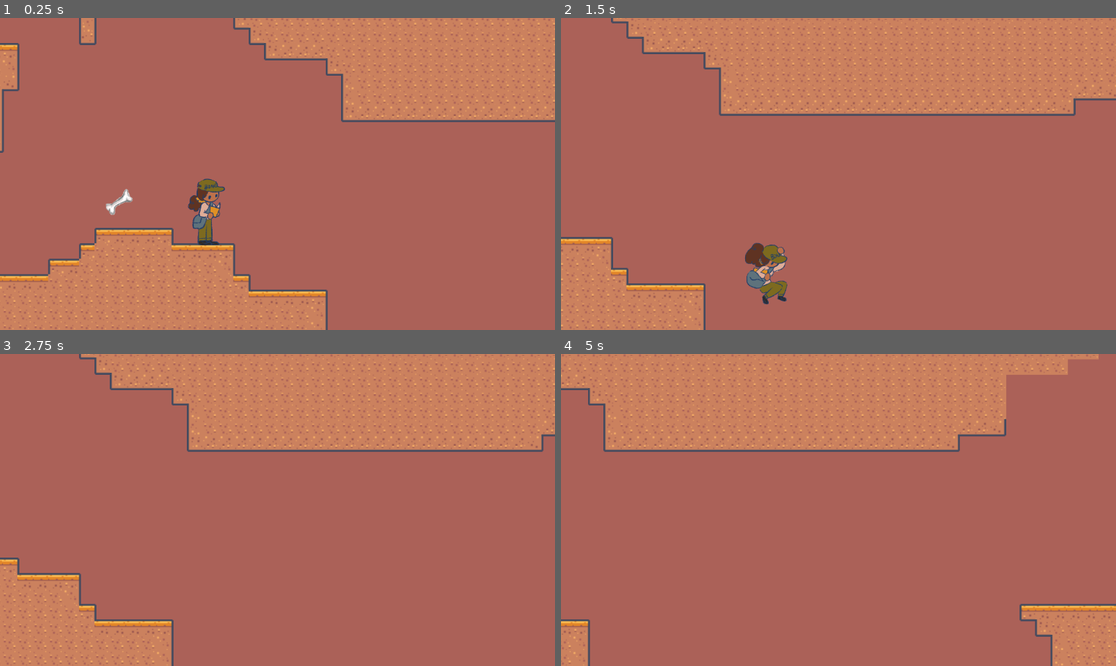
Above: before the commit, frames 1-4 (two rows, left to right).
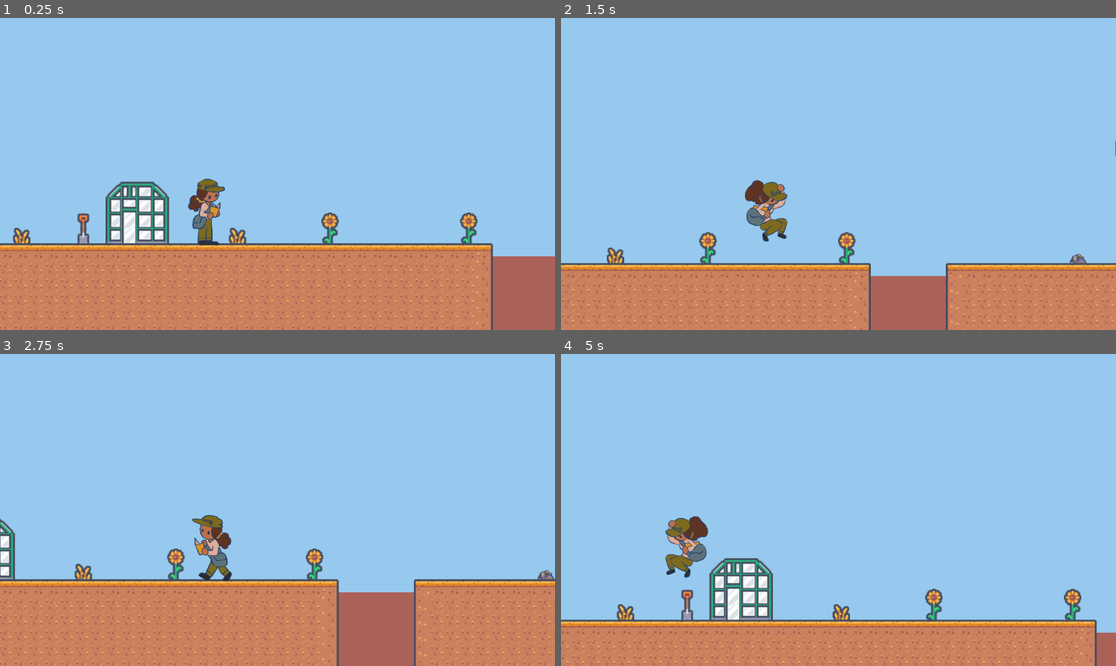
Above: after the commit, the same moments.

Repository: MarkMcG88/GameJam
Game: Godot game, scene res://scenes/game.tscn
Same seed, same stepped clock (60 frames per second), same inputs: the game is played once before the commit and once after it. Sound files missing from this copy of the repository are replaced by a short silence.
Inputs:
- Up to frame 1 (0.25 s): no input
- Up to frame 2 (1.5 s): hold D (move_right) from 0.53 s (still down); tap Space (jump) at 0.77 s
- Up to frame 3 (2.75 s): tap Space (jump) at 1.52 s; release D (move_right) at 2.03 s; hold A (move_left) from 2.03 s (still down)
- Up to frame 4 (5 s): release A (move_left) at 2.78 s; hold D (move_right) 2.78-4.28 s; tap Space (jump) at 3.02, 3.77, 4.52 s; hold A (move_left) from 4.28 s (still down)

The runs differ from the first frame. In frame 1, 84% of the frame differs, in the area x 0-100%, y 0-100%; in frame 2, 92%; in frame 3, 89%; in frame 4, 97%.

Commit message:
Reset player position

Diff:
--- a/gamejam/scenes/game.tscn
+++ b/gamejam/scenes/game.tscn
@@ -566,7 +566,7 @@
 
 [node name="Player" parent="." instance=ExtResource("1_uwrxv")]
 z_index = 99
-position = Vector2(1136, 1229)
+position = Vector2(-39, 20)
 
 [node name="Camera2D" type="Camera2D" parent="Player"]
 position = Vector2(149, -49)
